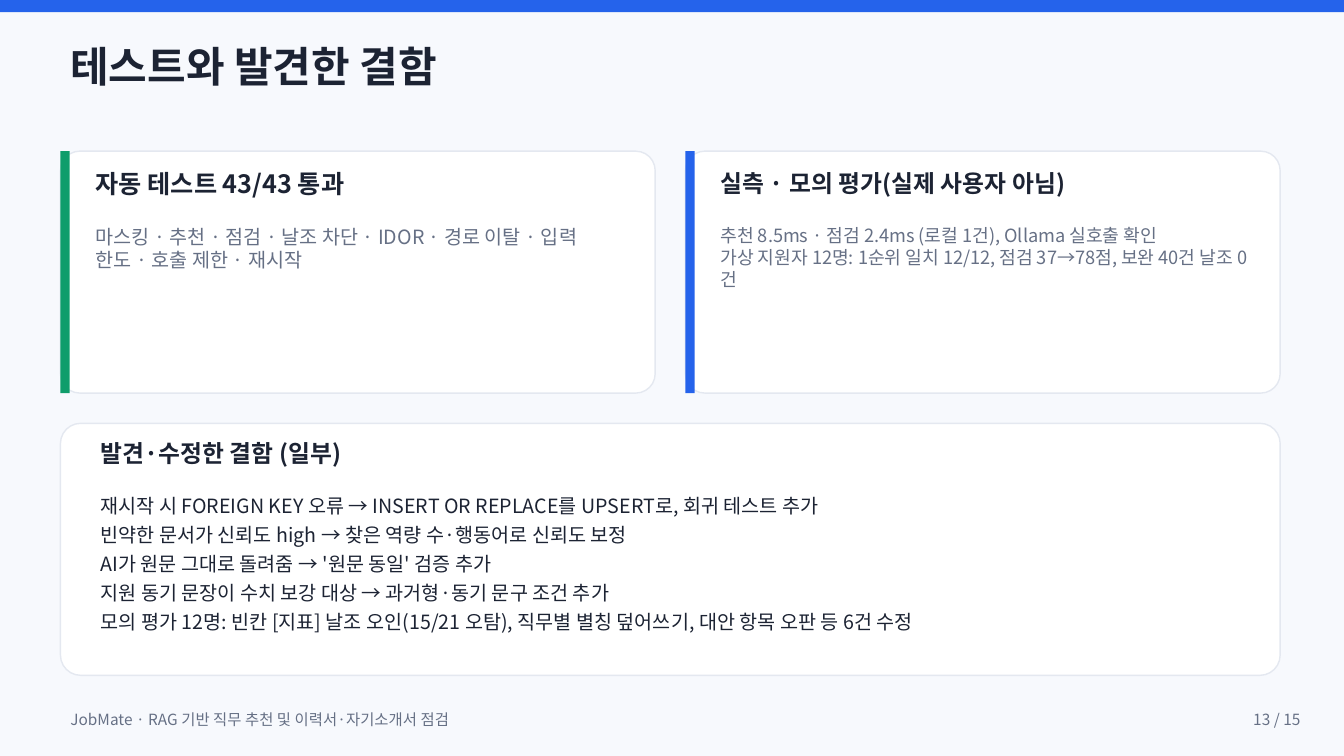
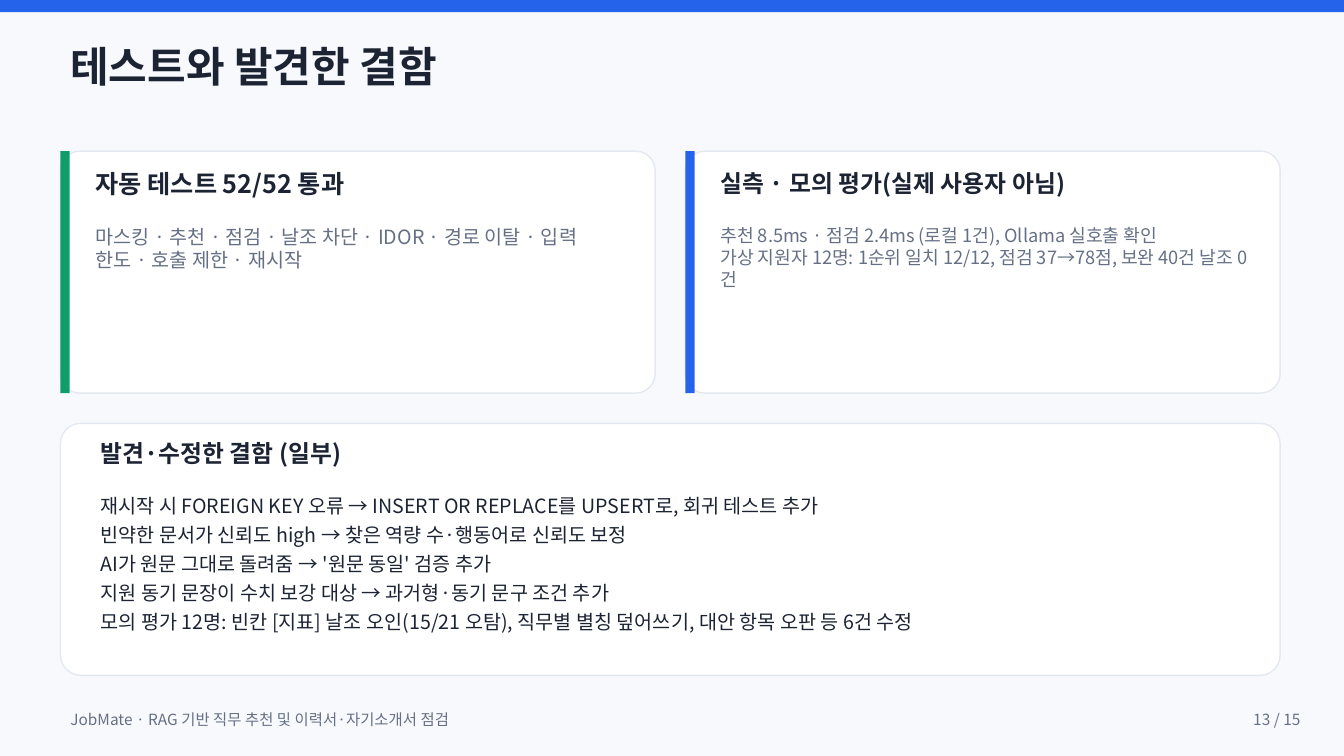
Before and after one commit to mycom0216/jobmate, a slide deck: slide 13 of docs/JobMate_발표자료.pptx. Drawn at 1344x756 pixels with LibreOffice and Linux fonts; fonts in the diff are those of the drawing. Boxes give left, top, right and bottom in pixels: in the first picture for what was removed or moved away, otherwise in the second. Text is boxed around its words. In the diff, an @@ line names an element or a change of style, - is before the commit and + after.

```diff
--- a/docs/JobMate_발표자료.pptx
+++ b/docs/JobMate_발표자료.pptx
@@ text at <box>96,172,344,198</box>: text changed @@
-자동 테스트 43/43 통과
+자동 테스트 52/52 통과
```
Also in this commit, not shown: 52 other files.
